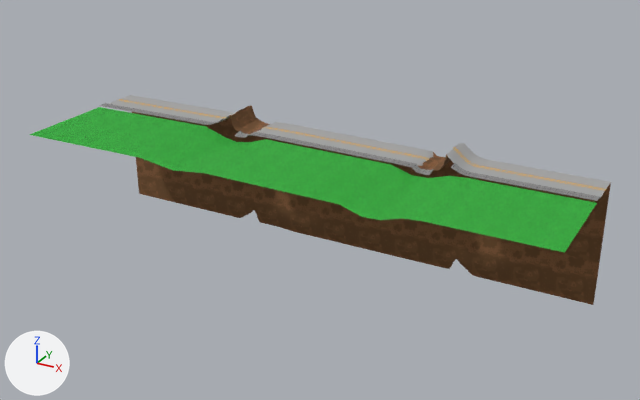
One commit to the FBX model Game/Assets/MainGame/Level/Segments/Models/Terrain_09_jump_point_3.FBX: the scene before it, then after it.
Rendered twice from a 50 mm camera at (119.0, -707.0, 288.0) aimed at (-246.0, -43.0, -44.0). Every picture has the same lights, and +X, +Y and +Z are marked at lower left. Where no turn or scale is listed for an object, it has been applied to the vertices. Vertices at the same position are counted once.

The first picture shows 'Terrain_09', 'Terrain_09_grass', 'Terrain_09_ground'.
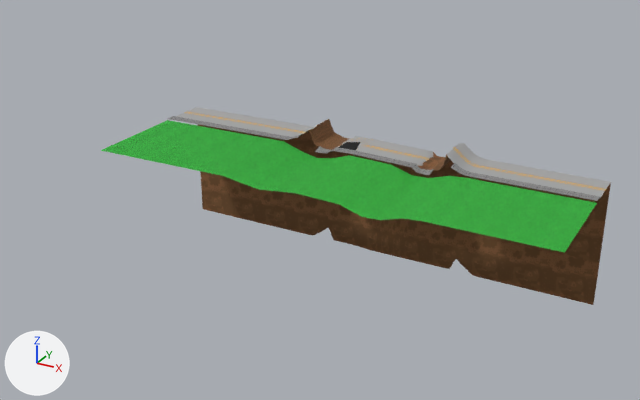
Pixel boxes [x1, y1, x2, y2] of what changed, in the pictures (640 x 400 px; the box of a moved part takes in the faces that stretch with it):
'Terrain_09_grass', reshaped (12% narrower, 9% shorter): before [30, 107, 597, 253]; after [101, 120, 597, 253]
'Terrain_09_ground', reshaped (14% narrower, 6% shorter): before [132, 112, 611, 305]; after [198, 124, 611, 305]
'Terrain_09', reshaped (13% narrower, 11% shorter): before [100, 95, 611, 201]; after [168, 107, 611, 201]
part 1 of me_mesh, moved or reshaped: before [132, 112, 413, 259]; after [198, 124, 413, 259]
part 2 of me_mesh_001, moved or reshaped: before [100, 95, 414, 163]; after [168, 107, 414, 163]
part 3 of me_mesh_002, moved or reshaped: before [30, 107, 391, 204]; after [101, 120, 391, 204]

Edits to the bpy script that builds the scene:
```text
Change me_mesh_001:
    where me_mesh_001.from_pydata(...)  # 224 vertices, 344 faces; spans x -520.0..0.0, y -30.0..20.0, z -5.0..15.0
    used by ob_terrain_09; location = (0.0, 0.0, 0.0)
    me_mesh_001 part 2: all 110 vertices in x -520.0..-312.0, y -30.0..20.0, z -4.0..15.0 are moved by (90.0, 0.0, 0.0)
Change me_mesh_002:
    where me_mesh_002.from_pydata(...)  # 24 vertices, 22 faces; spans x -520.0..0.0, y -130.0..-30.0, z -9.0..1.0
    used by ob_terrain_09_grass; location = (0.0, 0.0, 0.0)
    me_mesh_002 part 3: all 12 vertices in x -520.0..-312.0, y -130.0..-30.0, z -9.0..1.0 are moved by (90.0, 0.0, 0.0)
Change me_mesh:
    where me_mesh.from_pydata(...)  # 90 vertices, 88 faces; spans x -520.0..0.0, y 20.0, z -120.0..13.0
    used by ob_terrain_09_ground; location = (0.0, 0.0, 0.0)
    me_mesh part 1: all 44 vertices in x -520.0..-312.0, y 20.0, z -119.0..13.0 are moved by (90.0, 0.0, 0.0)
```
